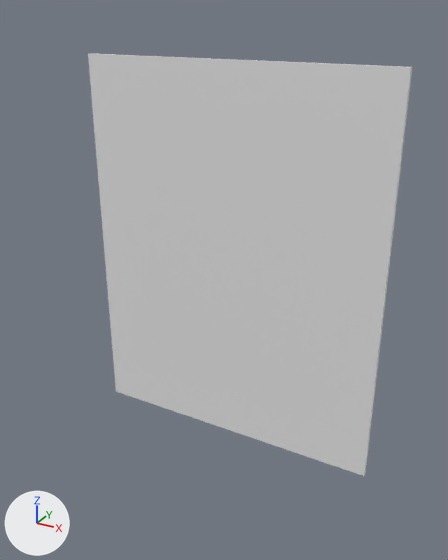
What one commit did to the glTF model static/models/wall_ref.glb.
One viewpoint serves both versions: a 50 mm camera at (6.93, -12.83, 8.06) aimed at (0.51, -1.15, 2.22). Arrows for +X, +Y and +Z are at lower left; the lights stay in place. Where no turn or scale is listed for an object, it has been applied to the vertices.
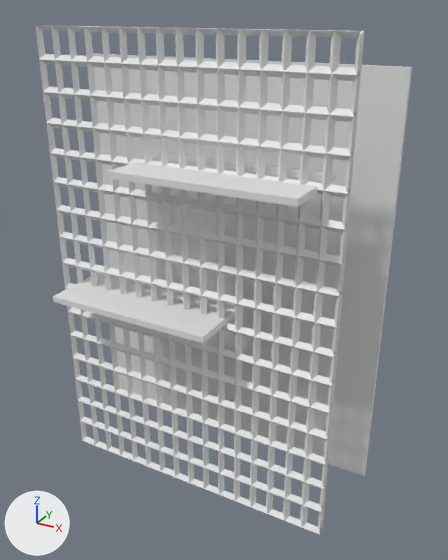
Pixel boxes [x1, y1, x2, y2] of what changed, in the pictures (448 x 560 px):
'Plane', added
    after: [36, 25, 364, 535]
'Plane.002', added
    after: [53, 273, 244, 343]
'Plane.001', added
    after: [108, 154, 337, 207]

Patch to the scene script:
```diff
--- a/static/models/wall_ref.glb.py
+++ b/static/models/wall_ref.glb.py
@@ me_plane_002 @@
+me_plane_002.from_pydata(...)  # a box spanning x -3.18..1.0, y -1.0..1.0, z -0.15..0.0
@@ me_plane @@
+me_plane.from_pydata(...)  # 1602 vertices, 4096 faces; spans x -3.6..3.6, y -0.1..0.1, z -3.3..7.7
@@ ob_plane_002 @@
+ob_plane_002 = bpy.data.objects.new('Plane.002', me_plane_002)
+ob_plane_002.location = (0.03, -2.0, 1.73)
@@ ob_plane_001 @@
+ob_plane_001 = bpy.data.objects.new('Plane.001', me_plane_002.copy())
+ob_plane_001.location = (2.0, -2.0, 5.0)
@@ ob_plane @@
+ob_plane = bpy.data.objects.new('Plane', me_plane)
+ob_plane.location = (0.0, -2.0, 0.0)
```
